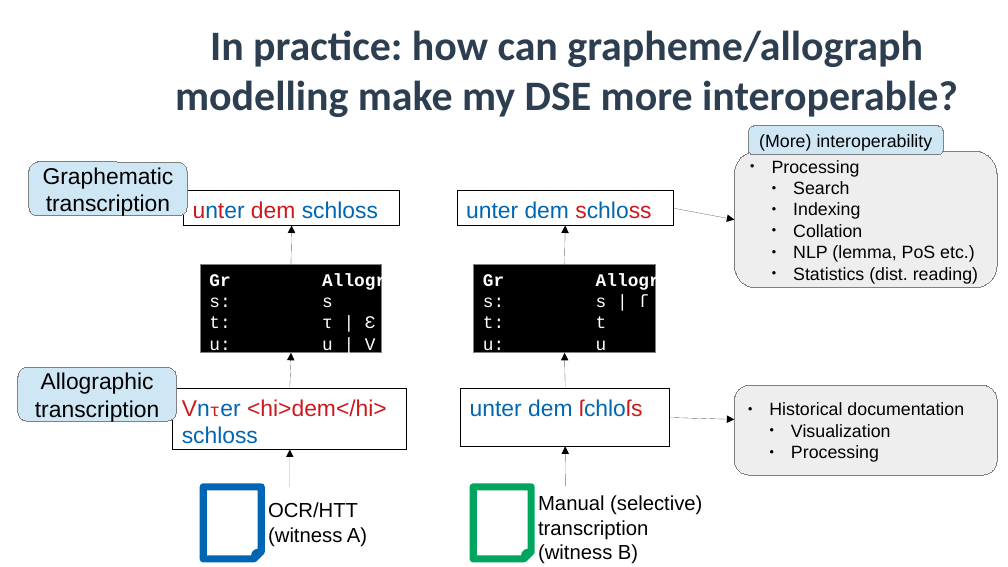
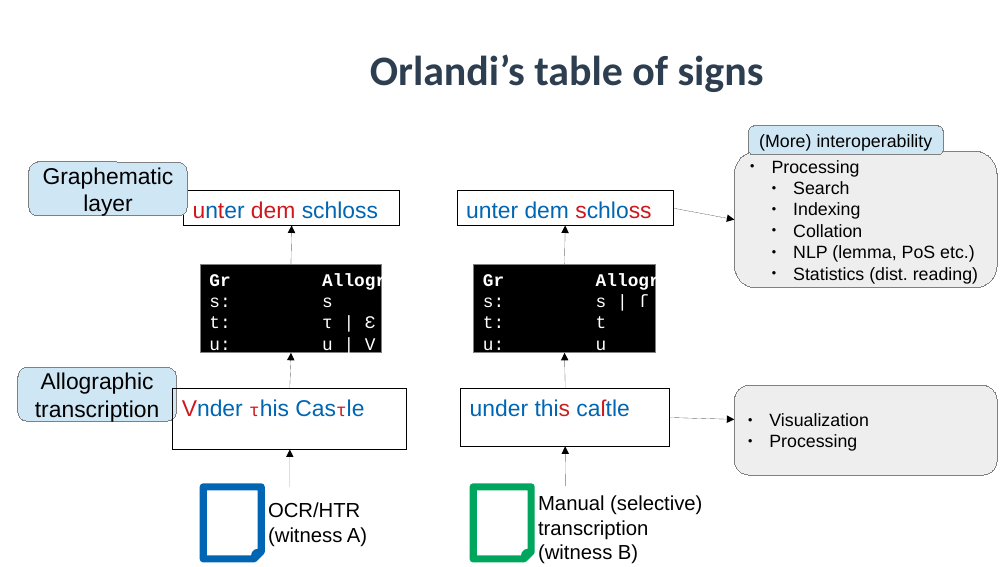
Before and after one commit to SunoikisisDC/SunoikisisDC-2021-2022, a slide deck: slide 37 of Summer/Session3_Monella.odp (slide 64 before the commit). Drawn at 1008x567 pixels with LibreOffice and Linux fonts; fonts in the diff are those of the drawing; background and template pictures are left out. Boxes give left, top, right and bottom in pixels: in the first picture for what was removed or moved away, otherwise in the second. Text is boxed around its words. In the diff, an @@ line names an element or a change of style, - is before the commit and + after.

```diff
--- a/Summer/Session3_Monella.odp
+++ b/Summer/Session3_Monella.odp
@@ title at bbox=[370, 54, 764, 92]: text changed @@
-In practice: how can grapheme/allograph modelling make my DSE more interoperable?
+Orlandi’s table of signs
@@ text in rounded rectangle at bbox=[83, 194, 133, 217]: text changed @@
-transcription
+layer
@@ rounded rectangle "Visualization" at bbox=[735, 385, 997, 475]: list level 2 to 1 in "Visualization"; list level 2 to 1 in "Processing" @@
@@ text in rectangle at bbox=[182, 399, 243, 417]: text changed; text colour #CE181E to #0066B3 @@
-Vnτer <hi>dem</hi> schloss
+Vnder τhis Casτle
@@ text in rectangle at bbox=[470, 399, 629, 417]: text changed @@
-unter dem ſchloſs
+under this caſtle
@@ text in rounded rectangle at bbox=[769, 402, 964, 415]: paragraph removed @@
-● Historical documentation
@@ text at bbox=[268, 502, 367, 547]: text changed @@
-OCR/HTT
-(witness A)
+OCR/HTR
+(witness A)
```
Also in this commit, not shown: 29 other slides changed, 10 slides added, 12 slides removed, 1 other file.
